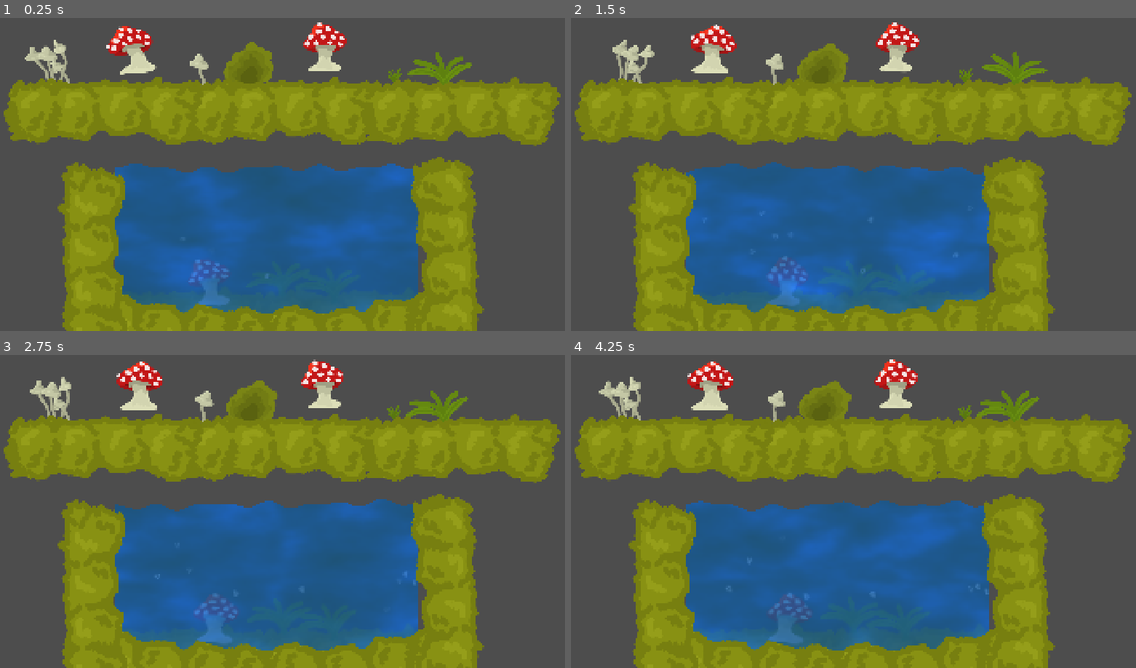
Above: before the commit, frames 1-4 (two rows, left to right).
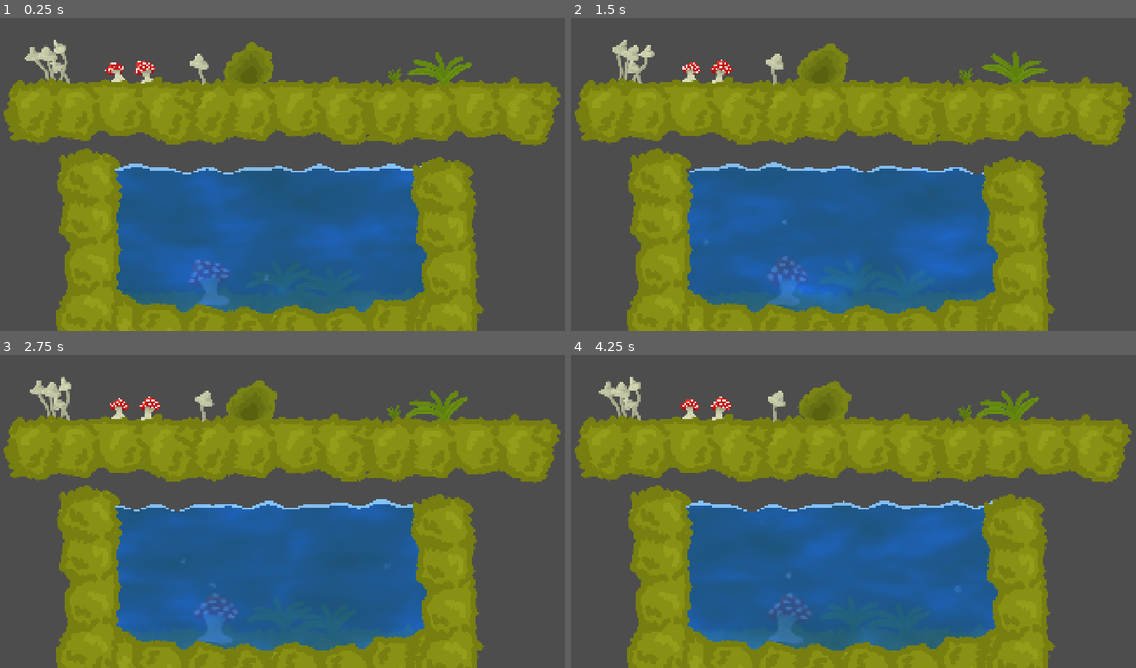
Above: after the commit, the same moments.

Repository: ParadoxicXenos/haven-game-wlg
Game: Godot game, scene res://new_stuff_test.tscn
Two runs of this game, one before a commit and one after it. Both use one fixed random seed, a clock stepped at 60 frames per second and the inputs below. This scene is started directly instead of the project's main scene.
Inputs (mouse positions are in pixels of both pictures, inside the frame that each line leads up to):
- Up to frame 1 (0.25 s): no input
- Up to frame 2 (1.5 s): move the mouse to (989, 149) at 0.52 s; press the mouse at (989, 149) at 0.53 s; hold Right (right) from 0.53 s (still down); tap Up (up) at 0.77 s; move the mouse to (746, 183) at 1.27 s; release the mouse at (746, 183) at 1.28 s; click (746, 183) at 1.35 s
- Up to frame 3 (2.75 s): tap Up (up) at 1.52 s; move the mouse to (350, 433) at 2.02 s; release Right (right) at 2.03 s; press the mouse at (350, 433) at 2.03 s; hold Left (left) from 2.03 s (still down)
- Up to frame 4 (4.25 s): move the mouse to (830, 570) at 2.77 s; release Left (left) at 2.78 s; release the mouse at (830, 570) at 2.78 s; hold Right (right) from 2.78 s (still down); click (830, 570) at 2.85 s; tap Up (up) at 3.02, 3.77 s; move the mouse to (1034, 552) at 3.52 s; press the mouse at (1034, 552) at 3.53 s

The runs differ from the first frame. In frame 1, 3.8% of the frame differs, in the area x 9-76%, y 1-100%; in frame 2, 3.8%; in frame 3, 3.8%; in frame 4, 3.9%.

Commit message:
Cooler Water
The last one deemed to not commit the change

Diff:
--- a/game/Shaders/Water.gdshader
+++ b/game/Shaders/Water.gdshader
@@ -31,5 +31,11 @@
 		bgTexture.a = 0.0;
 	}
 
+	if (UV.y < ((sin(TIME * waveSpeed * 1.6 + world_position.x * 0.02) * sin(TIME * waveSpeed * 1.4  + world_position.x * 0.00923) * sin(TIME * waveSpeed + world_position.x * 0.0221) + 1.0) / 30.0) + 0.034){
+		bgTexture.r += 0.4;
+		bgTexture.g += 0.4;
+		bgTexture.b += 0.4;
+	}
+
 	COLOR = bgTexture;
 }
--- a/game/new_stuff_test.tscn
+++ b/game/new_stuff_test.tscn
@@ -64,12 +64,14 @@
 
 [node name="Plant6" type="Sprite2D" parent="." unique_id=564389547]
 material = SubResource("ShaderMaterial_pahvb")
-position = Vector2(452, 44)
+position = Vector2(389.00003, 182)
+scale = Vector2(0.4105712, 0.4105712)
 texture = ExtResource("7_lp6qv")
 
 [node name="Plant7" type="Sprite2D" parent="." unique_id=1155997167]
 material = SubResource("ShaderMaterial_pahvb")
-position = Vector2(1073, 40)
+position = Vector2(488, 174)
+scale = Vector2(0.48782563, 0.48782563)
 texture = ExtResource("8_hq7pu")
 
 [node name="Platform" parent="." unique_id=1254454245 instance=ExtResource("9_ct27o")]
@@ -104,9 +106,10 @@
 
 [node name="CPUParticles2D" type="CPUParticles2D" parent="." unique_id=2083241981]
 position = Vector2(880, 863)
-amount = 10
+amount = 3
 texture = ExtResource("10_3thj1")
 lifetime = 0.86
+speed_scale = 0.8
 emission_shape = 3
 emission_rect_extents = Vector2(500, 100)
 gravity = Vector2(0, -500)
@@ -118,6 +121,7 @@
 offset_top = 517.0
 offset_right = 1378.0
 offset_bottom = 1021.0
+scale = Vector2(1.044431, 1.0068617)
 
 [node name="Platform6" parent="." unique_id=2020407591 instance=ExtResource("9_ct27o")]
 position = Vector2(577, 1087.9999)
@@ -132,5 +136,5 @@
 rotation = 1.5261577
 
 [node name="Platform9" parent="." unique_id=953950781 instance=ExtResource("9_ct27o")]
-position = Vector2(300, 844.00006)
-rotation = -1.5872874
+position = Vector2(304.00003, 817)
+rotation = 1.5707964
